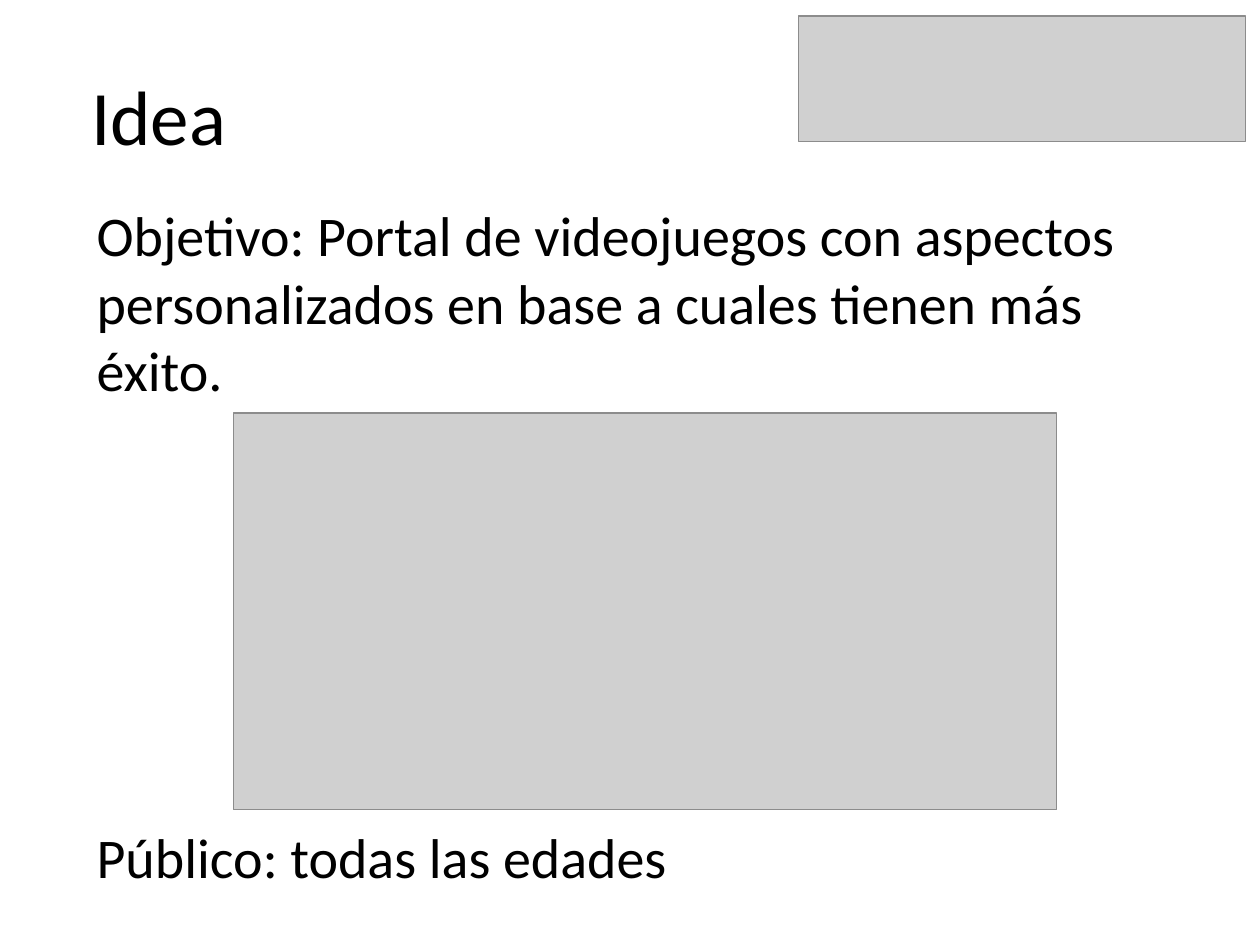
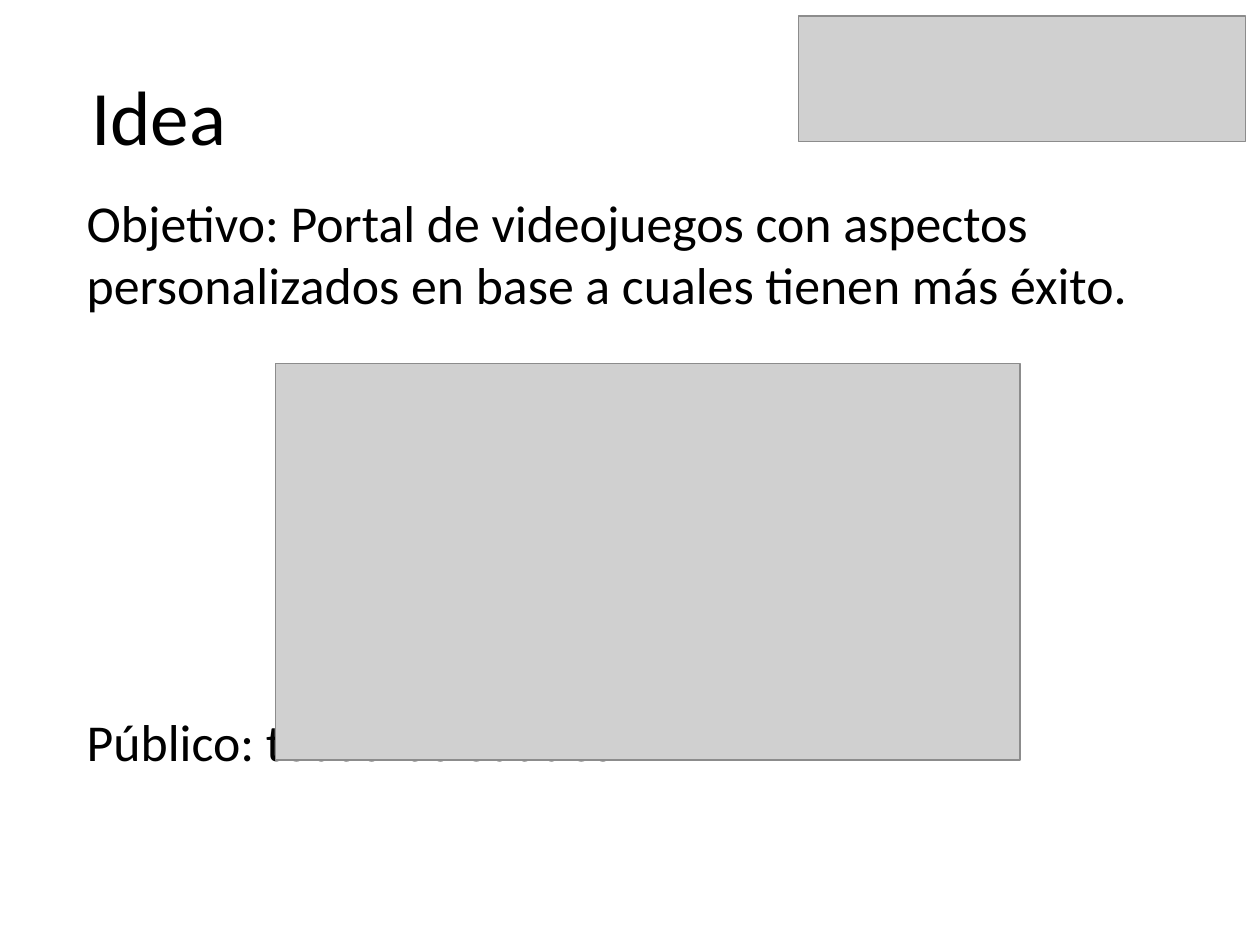
Before and after one commit to santiagorg/proyectoRetroGames, a slide deck: slide 2 of presentacion.pps. Drawn at 1260x945 pixels with LibreOffice and Linux fonts; fonts in the diff are those of the drawing; grey boxes stand for pictures. Boxes give left, top, right and bottom in pixels: in the first picture for what was removed or moved away, otherwise in the second. Text is boxed around its words. In the diff, an @@ line names an element or a change of style, - is before the commit and + after.

```diff
--- a/presentacion.pps
+++ b/presentacion.pps
@@ text "Objetivo: Portal de videojuegos con ...": place and size @@
-text "Objetivo: Portal de videojuegos con ..." at [97, 217, 1114, 879]
+text "Objetivo: Portal de videojuegos con ..." at [87, 206, 1127, 774]
@@ text "Objetivo: Portal de videojuegos con ..." at [87, 206, 1127, 774]: size 32 to 29.6 pt @@
@@ picture: place and size @@
-picture at [233, 413, 1057, 810]
+picture at [276, 363, 1021, 760]
```
Also in this commit, not shown: 2 other slides changed, 2 other files.
